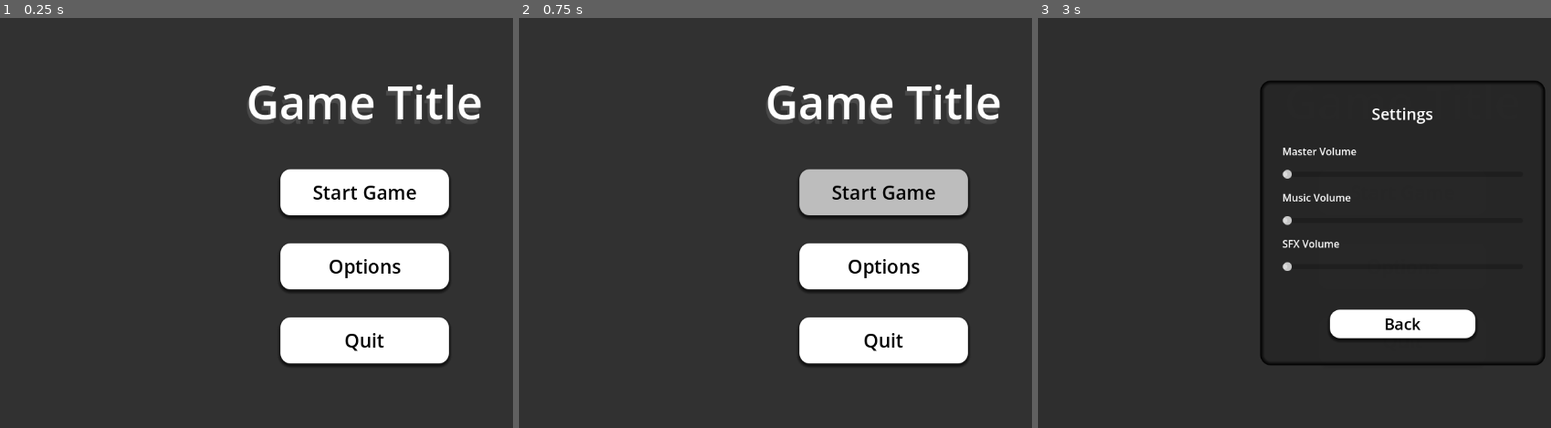
Above: before the commit, frames 1-3 (left to right).
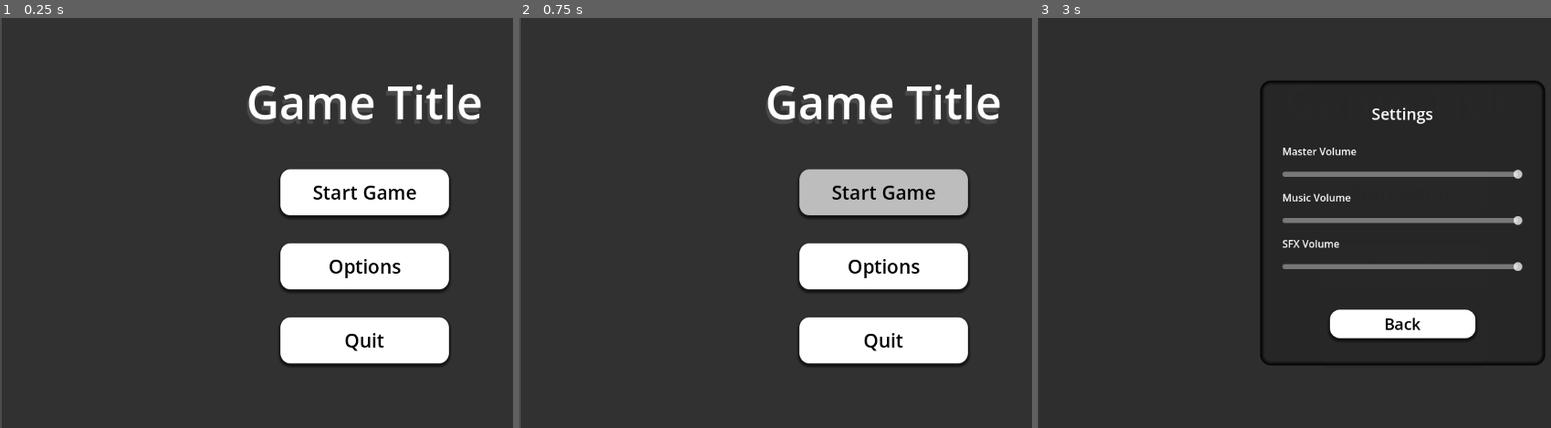
Above: after the commit, the same moments.

Repository: kylekolp/GMTKGameJam2026
Game: Godot game, scene res://src/core/MainGame.tscn
The game is run twice, just before and just after one commit, with the same random seed, the same clock (stepped at 60 frames per second) and the same inputs.
Inputs:
- Up to frame 1 (0.25 s): no input
- Up to frame 2 (0.75 s): click "Start Game" at 0.5 s
- Up to frame 3 (3 s): click "Start Game" at 1.25 s; click "Start Game" at 2 s; click "Options" at 2.75 s

The runs differ from the first frame. In frame 1, 0.4% of the frame differs, in the area x 0-1%, y 0-100%; in frame 2, 0.4%; in frame 3, 1.9%, in the area x 47-95%, y 36-62%.

Commit message:
Hooked up options menu volume sliders
Set up audio busses and set up volume sliders for the options and future pause menu

Diff:
--- /dev/null
+++ b/default_bus_layout.tres
@@ -0,0 +1,15 @@
+[gd_resource type="AudioBusLayout" format=3 uid="uid://cuqgi3f3ylsq4"]
+
+[resource]
+bus/1/name = &"Music"
+bus/1/solo = false
+bus/1/mute = false
+bus/1/bypass_fx = false
+bus/1/volume_db = 0.0
+bus/1/send = &"Master"
+bus/2/name = &"SFX"
+bus/2/solo = false
+bus/2/mute = false
+bus/2/bypass_fx = false
+bus/2/volume_db = 0.0
+bus/2/send = &"Master"
--- /dev/null
+++ b/src/ui/Menu/Components/VolumeSlider.gd
@@ -0,0 +1,15 @@
+extends HSlider
+
+#The name of the audio bus we are adjusting
+@export var busName : String
+
+var busIndex : int
+
+func _ready() -> void:
+	busIndex = AudioServer.get_bus_index(busName)
+	value_changed.connect(_on_value_changed)
+
+	value = db_to_linear(AudioServer.get_bus_volume_db(busIndex))
+
+func _on_value_changed(value: float) -> void:
+	AudioServer.set_bus_volume_db(busIndex,linear_to_db(value))
--- /dev/null
+++ b/src/ui/Menu/Components/VolumeSlider.tscn
@@ -0,0 +1,10 @@
+[gd_scene format=3 uid="uid://bxqkaxstsvjf3"]
+
+[ext_resource type="Script" uid="uid://dqdgmhi06m1po" path="res://src/ui/Menu/Components/VolumeSlider.gd" id="1_aeu7p"]
+
+[node name="VolumeMaster" type="HSlider" unique_id=107656459]
+max_value = 1.0
+step = 0.001
+script = ExtResource("1_aeu7p")
+
+[connection signal="value_changed" from="." to="." method="_on_value_changed"]
--- a/src/ui/Menu/Menu_Main.tscn
+++ b/src/ui/Menu/Menu_Main.tscn
@@ -22,6 +22,8 @@
 anchors_preset = 15
 anchor_right = 1.0
 anchor_bottom = 1.0
+offset_left = 3.0
+offset_right = 3.0
 grow_horizontal = 2
 grow_vertical = 2
 theme_override_styles/panel = ExtResource("2_n50ih")
--- a/src/ui/Menu/Menu_Options.tscn
+++ b/src/ui/Menu/Menu_Options.tscn
@@ -5,6 +5,7 @@
 [ext_resource type="StyleBox" uid="uid://bvb04dj30mqbn" path="res://Assets/UI/TempPanelBackgroundStyleBoxFlat.tres" id="2_yefik"]
 [ext_resource type="StyleBox" uid="uid://ue6uun70ysn6" path="res://Assets/UI/TempButtonStyles/ButtonStyleNormal.tres" id="3_yefik"]
 [ext_resource type="StyleBox" uid="uid://cibp7a80tfnok" path="res://Assets/UI/TempButtonStyles/ButtonStylePressed.tres" id="4_rwodx"]
+[ext_resource type="PackedScene" uid="uid://bxqkaxstsvjf3" path="res://src/ui/Menu/Components/VolumeSlider.tscn" id="4_yefik"]
 [ext_resource type="StyleBox" uid="uid://vm3ujt4s8d4" path="res://Assets/UI/TempButtonStyles/ButtonStyleHover.tres" id="5_ne000"]
 
 [sub_resource type="StyleBoxFlat" id="StyleBoxFlat_4wfy2"]
@@ -77,22 +78,25 @@
 layout_mode = 2
 text = "Master Volume"
 
-[node name="VolumeMaster" type="HSlider" parent="CenterContainer/PanelContainer/VBoxContainer/VBoxContainer" unique_id=1283602243]
+[node name="VolumeMaster" parent="CenterContainer/PanelContainer/VBoxContainer/VBoxContainer" unique_id=107656459 instance=ExtResource("4_yefik")]
 layout_mode = 2
+busName = "Master"
 
 [node name="Label_Music" type="Label" parent="CenterContainer/PanelContainer/VBoxContainer/VBoxContainer" unique_id=1974053512]
 layout_mode = 2
 text = "Music Volume"
 
-[node name="VolumeMusic" type="HSlider" parent="CenterContainer/PanelContainer/VBoxContainer/VBoxContainer" unique_id=2002589685]
+[node name="VolumeMusic" parent="CenterContainer/PanelContainer/VBoxContainer/VBoxContainer" unique_id=1606012283 instance=ExtResource("4_yefik")]
 layout_mode = 2
+busName = "Music"
 
 [node name="Label_Sfx" type="Label" parent="CenterContainer/PanelContainer/VBoxContainer/VBoxContainer" unique_id=63406632]
 layout_mode = 2
 text = "SFX Volume"
 
-[node name="VolumeSfx" type="HSlider" parent="CenterContainer/PanelContainer/VBoxContainer/VBoxContainer" unique_id=522184136]
+[node name="VolumeSfx" parent="CenterContainer/PanelContainer/VBoxContainer/VBoxContainer" unique_id=34451081 instance=ExtResource("4_yefik")]
 layout_mode = 2
+busName = "SFX"
 
 [node name="EmptyControl" type="Control" parent="CenterContainer/PanelContainer/VBoxContainer" unique_id=1108493015]
 layout_mode = 2
Not shown, added: src/ui/Menu/Components/VolumeSlider.gd.uid
